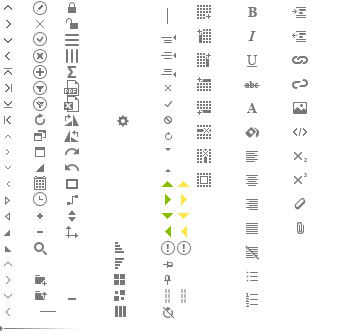
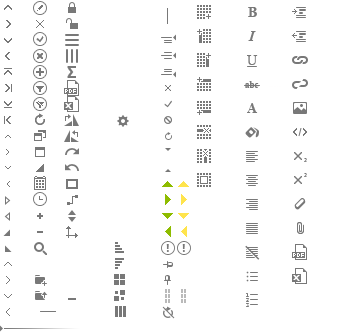
The second 340 × 336 image is a revision of the first. Changes to its layers:
added group "Export copy" with 4 layers above "Export" over 292, 244, 307, 284
added layer "excel copy" in group "Export copy" over 292, 268, 307, 284
added layer "pdf copy" in group "Export copy" over 292, 244, 307, 260
